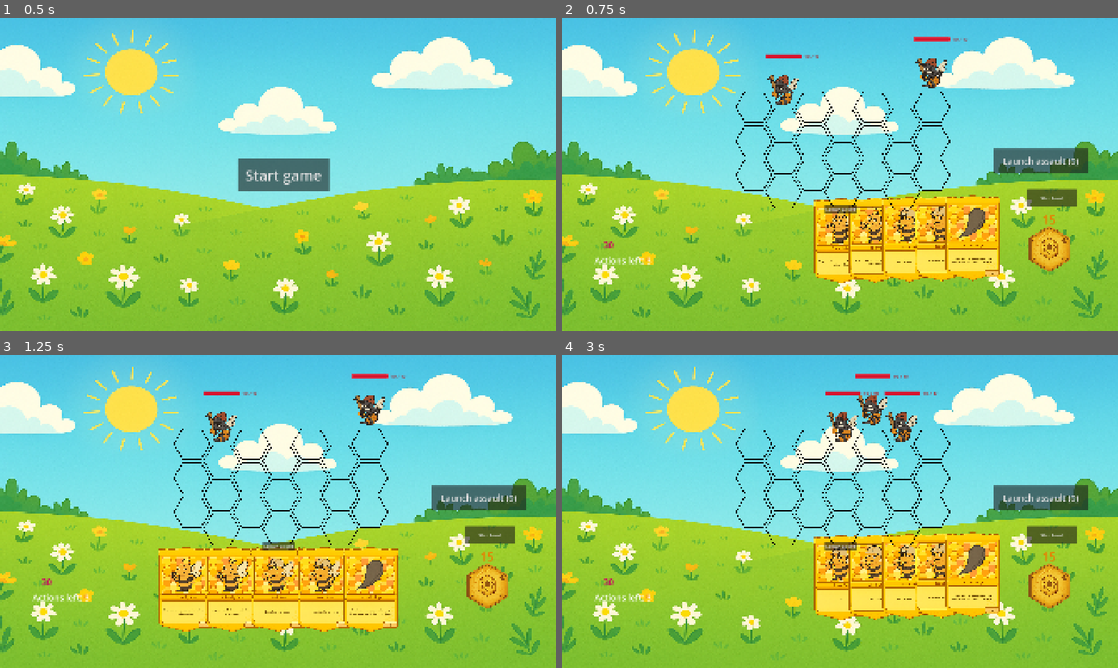
Above: before the commit, frames 1-4 (two rows, left to right).
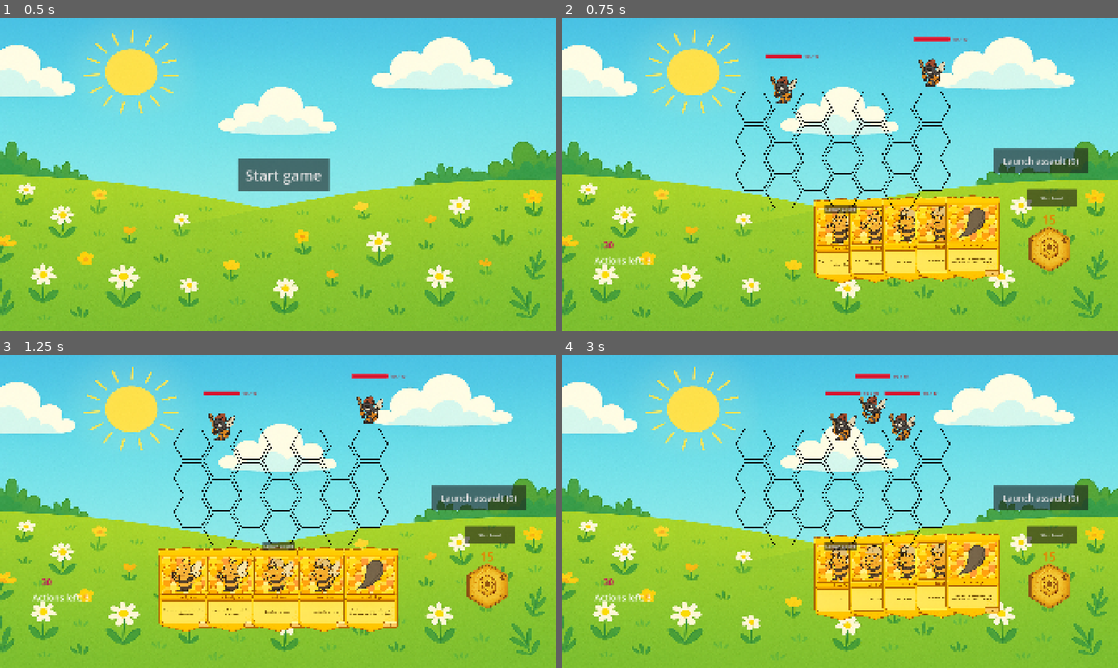
Above: after the commit, the same moments.

Repository: tysia2512/buzzco
Game: Godot game, scene res://scenes/main.tscn
The game is run twice, just before and just after one commit, with the same random seed, the same clock (stepped at 60 frames per second) and the same inputs.
Inputs:
- Up to frame 1 (0.5 s): no input
- Up to frame 2 (0.75 s): click "Start game" at 0.5 s
- Up to frame 3 (1.25 s): no input
- Up to frame 4 (3 s): click "Launch assault (0)" at 1.25 s; click "Skip Level" at 2 s; click "Start level 2" at 2.75 s

Frame 1 is identical in both runs. In frame 2, 0.4% of the frame differs, in the area x 36-70%, y 12-28%; in frame 3, 0.4%; in frame 4, 0.5%, in the area x 47-64%, y 12-28%.

Commit message:
Display fixes, add the counter on the side, add z layers

Diff:
--- a/project.godot
+++ b/project.godot
@@ -21,6 +21,8 @@
 GameState="*res://scripts/global/game_state.gd"
 EnemyLevelConfig="*res://scripts/global/enemy_level_config.gd"
 Utils="*res://scripts/global/utils.gd"
+ZLayers="*res://scripts/global/z_layers.gd"
+InputStatus="*res://scripts/global/input_status.gd"
 
 [display]
 
--- a/scenes/generic_card.tscn
+++ b/scenes/generic_card.tscn
@@ -2,7 +2,7 @@
 
 [ext_resource type="Script" uid="uid://ckwpxrboijb8j" path="res://scripts/generic_card.gd" id="1_1y0pe"]
 [ext_resource type="Texture2D" uid="uid://dt3425k0ene5n" path="res://assets/hex_blue copy.svg" id="2_nnksx"]
-[ext_resource type="Script" uid="uid://dr65pifk4fdu7" path="res://scripts/grid_sprite_2d.gd" id="3_nnksx"]
+[ext_resource type="PackedScene" uid="uid://bgilbttcnjaf8" path="res://scenes/grid_sprite_2d.tscn" id="3_1pxps"]
 [ext_resource type="PackedScene" uid="uid://c15x7spqonh0n" path="res://scenes/card_display.tscn" id="4_nluqo"]
 [ext_resource type="Script" uid="uid://cfercmd3mfvhu" path="res://scripts/card_area.gd" id="5_1pxps"]
 [ext_resource type="Script" uid="uid://cb42o3fyvhm8o" path="res://scripts/card_collision_polygon.gd" id="5_kfhh1"]
@@ -11,9 +11,7 @@
 script = ExtResource("1_1y0pe")
 texture = ExtResource("2_nnksx")
 
-[node name="GridSprite2D" type="Sprite2D" parent="."]
-script = ExtResource("3_nnksx")
-metadata/_custom_type_script = "uid://dr65pifk4fdu7"
+[node name="GridSprite2D" parent="." instance=ExtResource("3_1pxps")]
 
 [node name="CardDisplay" parent="." instance=ExtResource("4_nluqo")]
 scale = Vector2(0.2, 0.2)
--- /dev/null
+++ b/scenes/gird_sprite_number_display.tscn
@@ -0,0 +1,21 @@
+[gd_scene load_steps=3 format=3 uid="uid://bhrair5ua2r1o"]
+
+[ext_resource type="Texture2D" uid="uid://bkngtma2g46lp" path="res://assets/circle.png" id="1_hy7oi"]
+[ext_resource type="Script" uid="uid://d2umbqol7t53c" path="res://scripts/gird_sprite_number_display.gd" id="1_uthjm"]
+
+[node name="GirdSpriteNumberDisplay" type="Node2D"]
+script = ExtResource("1_uthjm")
+
+[node name="Sprite2D" type="Sprite2D" parent="."]
+texture = ExtResource("1_hy7oi")
+
+[node name="Label" type="Label" parent="."]
+offset_left = -260.0
+offset_top = -235.0
+offset_right = 270.0
+offset_bottom = 222.0
+theme_override_colors/font_color = Color(0.745098, 0.4, 0, 1)
+theme_override_font_sizes/font_size = 250
+text = "123"
+horizontal_alignment = 1
+vertical_alignment = 1
--- a/scenes/grid_sprite_2d.tscn
+++ b/scenes/grid_sprite_2d.tscn
@@ -1,6 +1,11 @@
-[gd_scene load_steps=2 format=3 uid="uid://bgilbttcnjaf8"]
+[gd_scene load_steps=4 format=3 uid="uid://bgilbttcnjaf8"]
 
+[ext_resource type="Texture2D" uid="uid://dt3425k0ene5n" path="res://assets/hex_blue copy.svg" id="1_bui7x"]
 [ext_resource type="Script" uid="uid://dr65pifk4fdu7" path="res://scripts/grid_sprite_2d.gd" id="1_h5jfe"]
+[ext_resource type="PackedScene" uid="uid://bhrair5ua2r1o" path="res://scenes/gird_sprite_number_display.tscn" id="2_a8pqb"]
 
 [node name="GridSprite2D" type="Sprite2D"]
+texture = ExtResource("1_bui7x")
 script = ExtResource("1_h5jfe")
+
+[node name="GirdSpriteNumberDisplay" parent="." instance=ExtResource("2_a8pqb")]
--- a/scenes/grid_tile.tscn
+++ b/scenes/grid_tile.tscn
@@ -26,3 +26,6 @@
 offset_bottom = 20.0
 horizontal_alignment = 1
 vertical_alignment = 1
+
+[node name="BottomLeftCorner" type="Node2D" parent="."]
+position = Vector2(31, 53)
--- a/scripts/card_movement_manager.gd
+++ b/scripts/card_movement_manager.gd
@@ -25,6 +25,7 @@
 		if event.pressed:
 			dragged_card = check_for_card()
 			if dragged_card:
+				InputStatus.is_card_dragged = true
 				dragged_card.card.set_is_dragged()
 				dragged_card.reparent(self)
 				deck_n_hand.card_spawn_point.update()
@@ -64,12 +65,14 @@
 func place_card(tile: GridTile):
 	grid.place_card(dragged_card, tile)
 	dragged_card = null
+	InputStatus.is_card_dragged = false
 	perform_player_action.emit()
 	card_placed.emit()
 
 func drop_card():
 	deck_n_hand.add_card(dragged_card)
 	dragged_card = null
+	InputStatus.is_card_dragged = false
 
 func check_for_card() -> TypedCard:
 	var space_state = get_world_2d().direct_space_state
--- a/scripts/generic_card.gd
+++ b/scripts/generic_card.gd
@@ -65,6 +65,8 @@
 		_is_on_the_board = false
 		if value:
 			_card_display_mode = CardDisplayMode.TILE
+			z_index = ZLayers.ON_HOVER
+
 
 var _is_in_hand = true:
 	set(value):
@@ -75,6 +77,7 @@
 		_is_on_the_board = false
 		if value:
 			_card_display_mode = CardDisplayMode.CARD
+			z_index = ZLayers.DEFAULT
 
 var _is_on_the_board = false:
 	set(value):
@@ -88,6 +91,7 @@
 		set_process(value)
 		if value:
 			_card_display_mode = CardDisplayMode.TILE
+			z_index = ZLayers.CARDS_ON_GRID
 		else:
 			remove_from_the_board()
 
@@ -128,10 +132,10 @@
 	_set_tile_sprite_visible(_card_display_mode == CardDisplayMode.TILE || _card_display_mode == CardDisplayMode.HOVER)
 	if _card_display_mode == CardDisplayMode.HOVER:
 		card_display.position = $HoverOffset.position
-		card_display.z_index = 1
+		card_display.z_index = ZLayers.ON_HOVER
 	else:
 		card_display.position = Vector2.ZERO
-		card_display.z_index = 0
+		card_display.z_index = z_index
 	_set_card_display_visible(_card_display_mode == CardDisplayMode.CARD || _card_display_mode == CardDisplayMode.HOVER)
 
 func get_texture_size():
@@ -188,7 +192,7 @@
 	return total
 
 func _on_area_2d_mouse_entered() -> void:
-	if !_is_on_the_board:
+	if !_is_on_the_board or InputStatus.is_card_dragged:
 		return
 	_card_display_mode = CardDisplayMode.HOVER
 
--- a/scripts/generic_enemy.gd
+++ b/scripts/generic_enemy.gd
@@ -110,6 +110,9 @@
 var _is_hovered = false
 
 func _set_on_hover():
+	if InputStatus.is_card_dragged:
+		return
+
 	_is_hovered = true
 	scale *= SCALE_ON_HOVER_MULTIPLIER
 
--- /dev/null
+++ b/scripts/gird_sprite_number_display.gd
@@ -0,0 +1,8 @@
+class_name GridSpriteNumberDisplay extends Node2D
+
+@export var text: String:
+	set(value):
+		$Label.text = value
+
+func get_size() -> Vector2:
+	return $Sprite2D.get_rect().size
--- /dev/null
+++ b/scripts/global/input_status.gd
@@ -0,0 +1,3 @@
+extends Node
+
+var is_card_dragged: bool = false
--- /dev/null
+++ b/scripts/global/z_layers.gd
@@ -0,0 +1,8 @@
+extends Node
+
+const GRID = -1
+const ENEMIES = 0
+const CARDS_ON_GRID = 0
+const DEFAULT = 0
+const ATTACK_DISPLAY_ON_GRID = 1
+const ON_HOVER = 2
--- a/scripts/grid_sprite_2d.gd
+++ b/scripts/grid_sprite_2d.gd
@@ -2,12 +2,17 @@
 
 @onready var grid_tile_scene = preload("res://scenes/grid_tile.tscn")
 
+@onready var number_display: GridSpriteNumberDisplay = $GirdSpriteNumberDisplay
+
 func _ready():
 	_set_scale()
+	_set_label_scale()
 
 func init_texture(t: Texture2D):
 	texture = t
 	_set_scale()
+	if number_display:
+		_set_label_scale()
 
 func _set_scale():
 	if texture == null:
@@ -20,5 +25,20 @@
 	var tile_width = tile.get_texture_size().x
 	tile.queue_free()
 
-	var s = min(tile_width / text_size.x, tile_height / text_size.y)
+	var s = min(tile_width / text_size.x, tile_height / text_size.y) * 0.9
 	scale = Vector2(s, s)
+
+func _set_label_scale() -> void:
+	if texture == null:
+		return
+
+	var label_size = number_display.get_size()
+	var desired = texture.get_size() * 0.25
+
+	var s = min(desired.x / label_size.x, desired.y / label_size.y)
+	number_display.scale = Vector2(s, s)
+	var tile = grid_tile_scene.instantiate() as GridTile
+	add_child(tile)
+	number_display.position = tile.get_bottom_left_corner_position() / scale.x
+	number_display.z_index = ZLayers.ATTACK_DISPLAY_ON_GRID
+	tile.queue_free()
--- a/scripts/grid_tile.gd
+++ b/scripts/grid_tile.gd
@@ -29,3 +29,6 @@
 
 func get_effects() -> Array:
 	return _effects.keys().map(func(key): return key as Effect)
+
+func get_bottom_left_corner_position() -> Vector2:
+	return $BottomLeftCorner.position
Binary file added: assets/circle.png
Not shown, added: assets/circle.png.import
Not shown, added: scripts/gird_sprite_number_display.gd.uid
Not shown, added: scripts/global/input_status.gd.uid
Not shown, added: scripts/global/z_layers.gd.uid
Not shown, added: assets/card_display.xcf
Not shown, added: assets/card_template.png-autosave.kra
Not shown, added: assets/hexagon.png-autosave.kra
